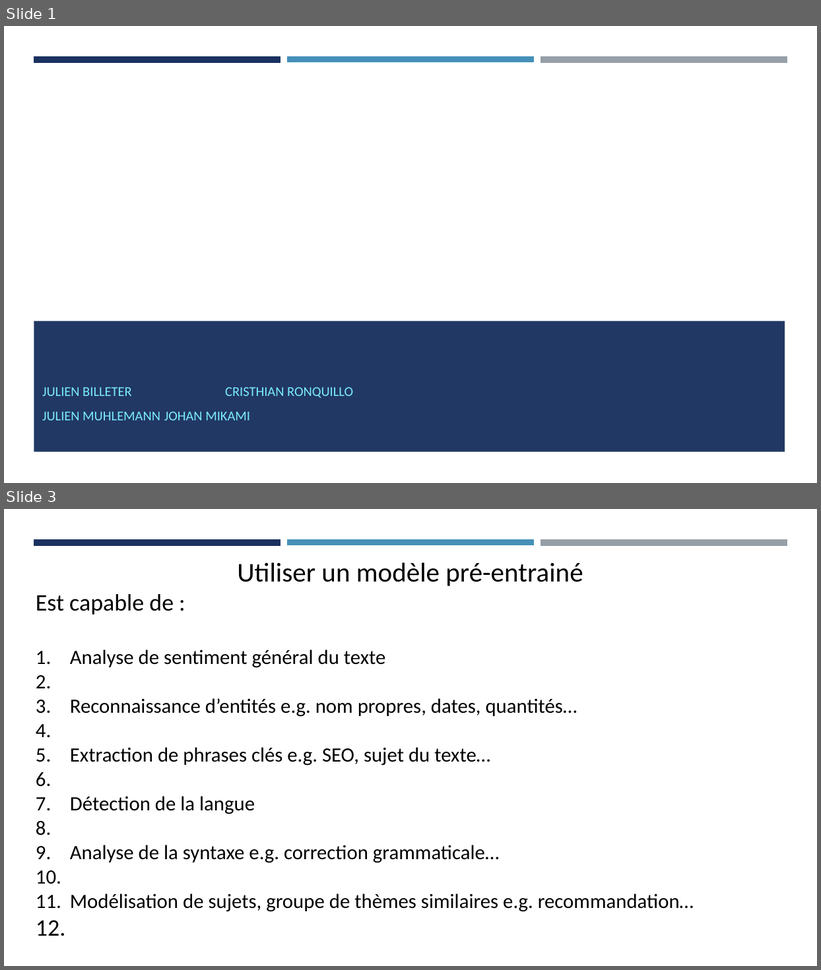
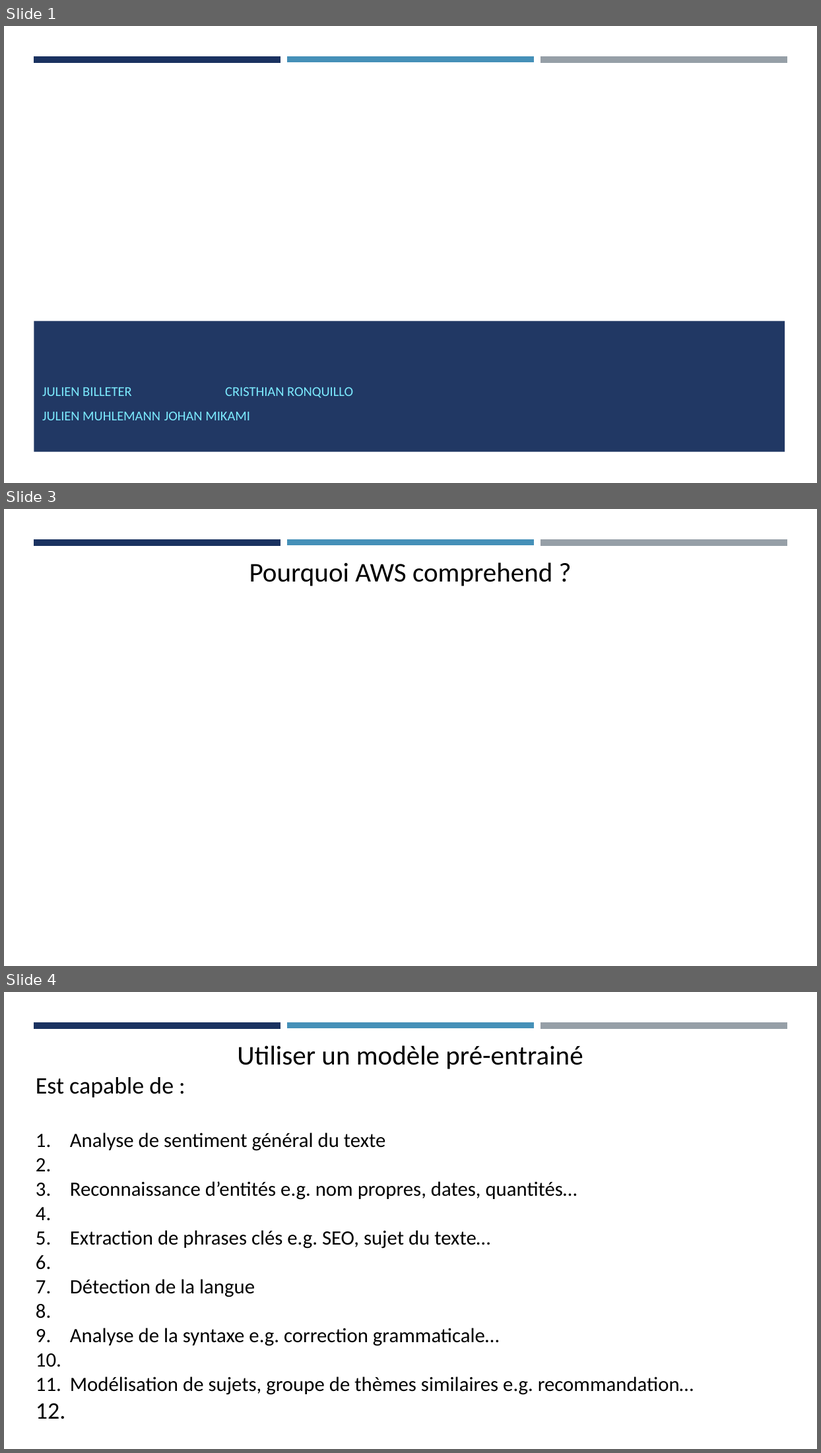
Before and after one commit to Jmuhleman/pw_CLD, a slide deck: workshop/AWS Comprehend.odp. Shown one above the other, each under a label of ours: slides 1 and 3 before the commit, slides 1, 3 and 4 after it; the slides between them are not shown. The pictures are 821x970 and 821x1453 pixels, drawn with LibreOffice and Linux fonts; fonts in the diff are those of the drawing; background and template pictures are left out; a plain dark background stands for a picture behind light text. Boxes give left, top, right and bottom in pixels: in the first picture for what was removed or moved away, otherwise in the second. Text is boxed around its words. In the diff, an @@ line names an element or a change of style, - is before the commit and + after.

```diff
--- a/workshop/AWS Comprehend.odp
+++ b/workshop/AWS Comprehend.odp
@@ slide 3 added at (x1=4, y1=509, x2=817, y2=966), background #FFFFFF; not listed: 3 template elements that a slide beside it also shows @@
@@ text added at (x1=250, y1=562, x2=552, y2=586), 32 pt, text #000000 @@
+Pourquoi AWS comprehend ?
@@ what was slide 3 is now slide 4 @@
```
Also in this commit, not shown: 3 other slides added, 2 slides removed.
